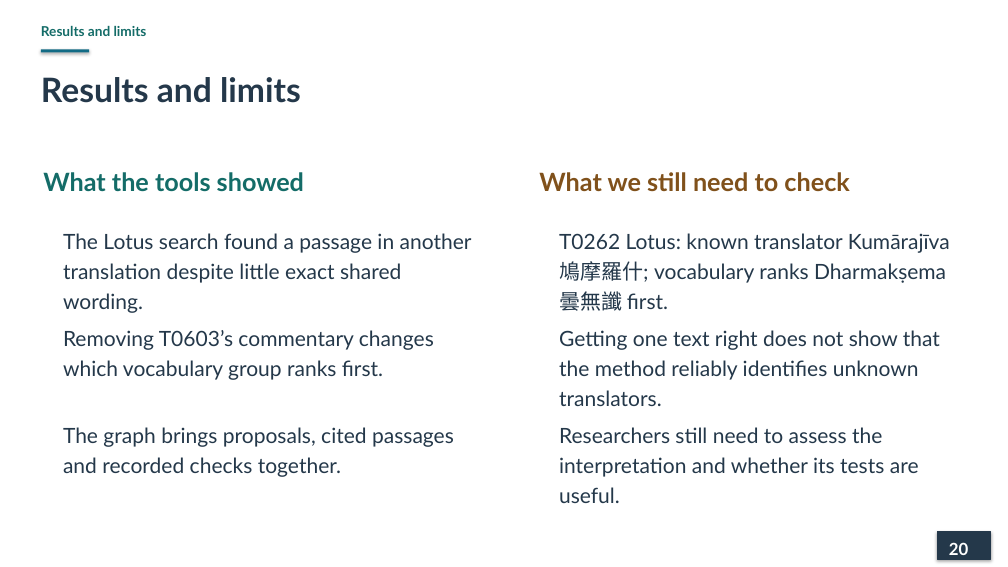
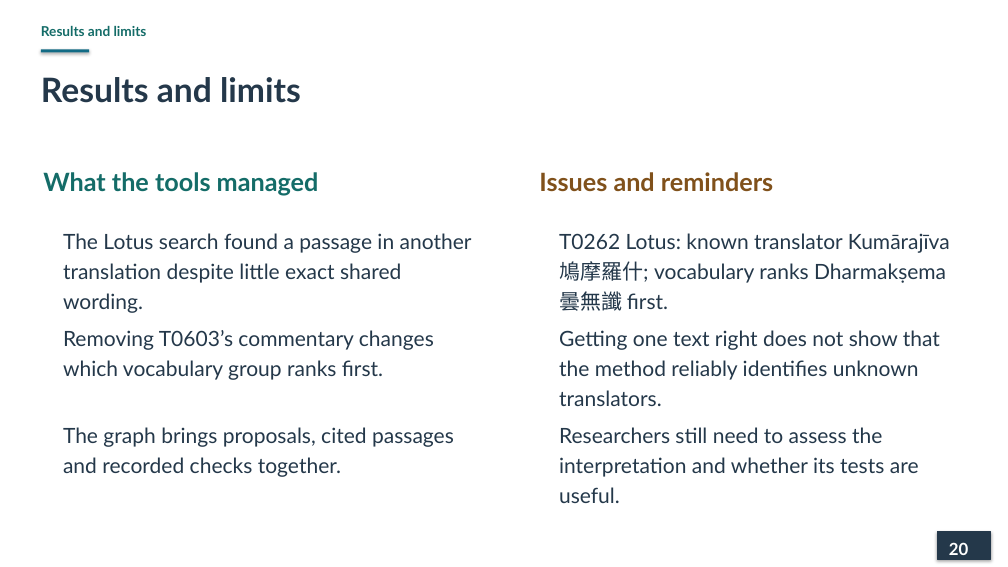
Before and after one commit to lopentu/cohort, a slide deck: slide 20 of docs/presentation/cohort-pnc-2026-main.pptx. Drawn at 1008x567 pixels with LibreOffice and Linux fonts; fonts in the diff are those of the drawing. Boxes give left, top, right and bottom in pixels: in the first picture for what was removed or moved away, otherwise in the second. Text is boxed around its words. In the diff, an @@ line names an element or a change of style, - is before the commit and + after.

```diff
--- a/docs/presentation/cohort-pnc-2026-main.pptx
+++ b/docs/presentation/cohort-pnc-2026-main.pptx
@@ text at box(43, 172, 319, 195): text changed @@
-What the tools showed
+What the tools managed
@@ text at box(539, 172, 773, 192): text changed @@
-What we still need to check
+Issues and reminders
```
Also in this commit, not shown: 7 other slides changed.
